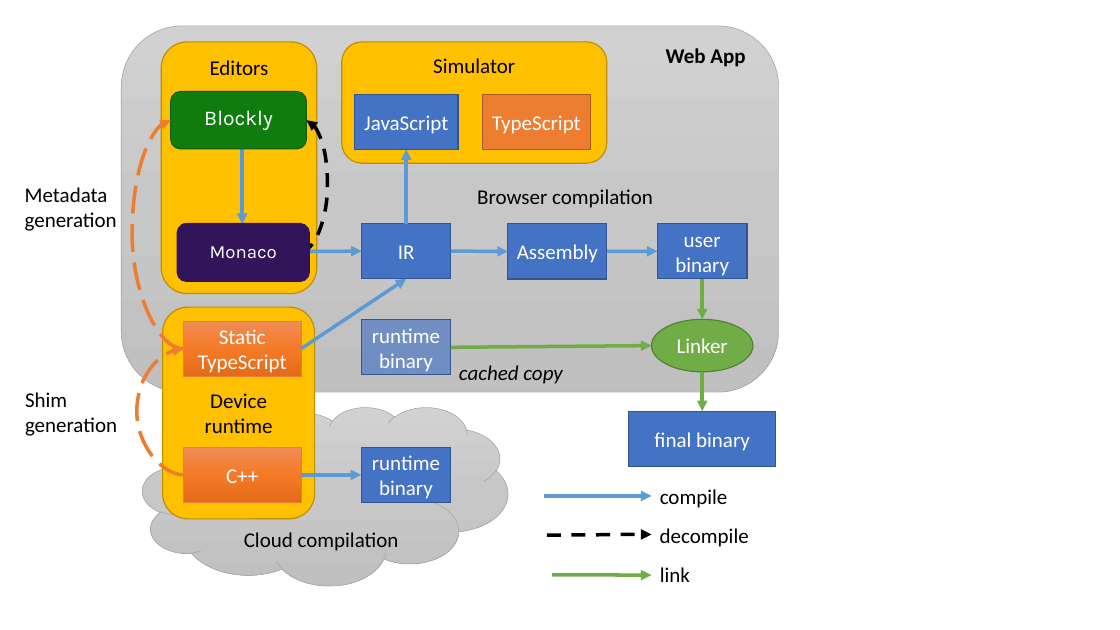
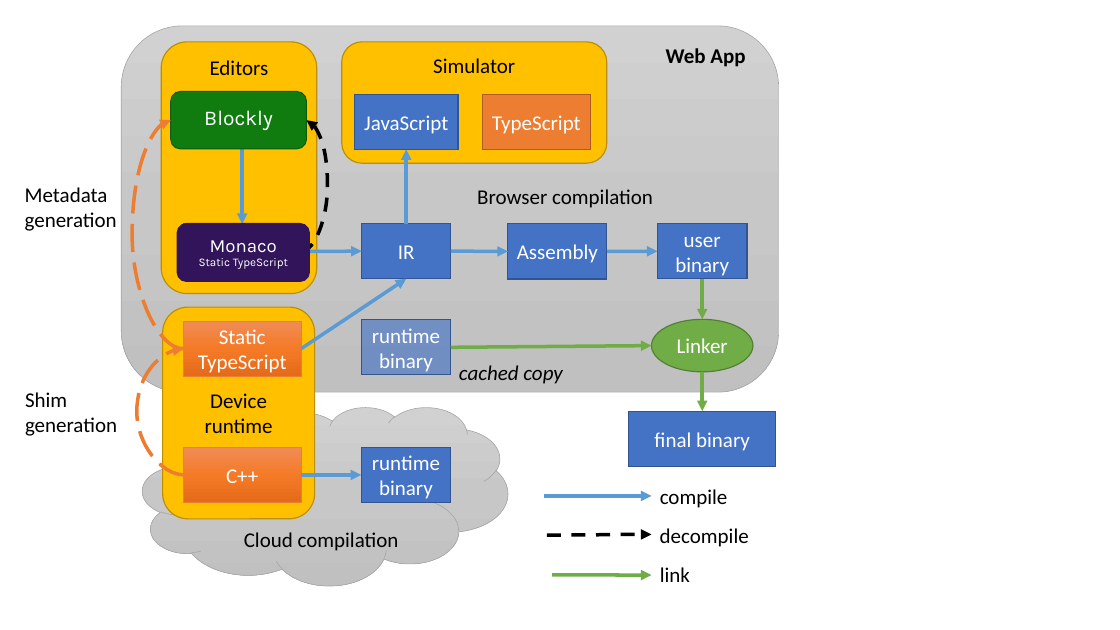
Before and after one commit to microsoft/pxt, a slide deck: slide 2 of papers/tr2017/diagrams.pptx. Drawn at 1120x630 pixels with LibreOffice and Linux fonts; fonts in the diff are those of the drawing. Boxes give left, top, right and bottom in pixels: in the first picture for what was removed or moved away, otherwise in the second. Text is boxed around its words. In the diff, an @@ line names an element or a change of style, - is before the commit and + after.

```diff
--- a/papers/tr2017/diagrams.pptx
+++ b/papers/tr2017/diagrams.pptx
@@ text in rounded rectangle at bbox=[199, 258, 288, 269]: paragraph added @@
+Static TypeScript
```
Also in this commit, not shown: 4 other files.
